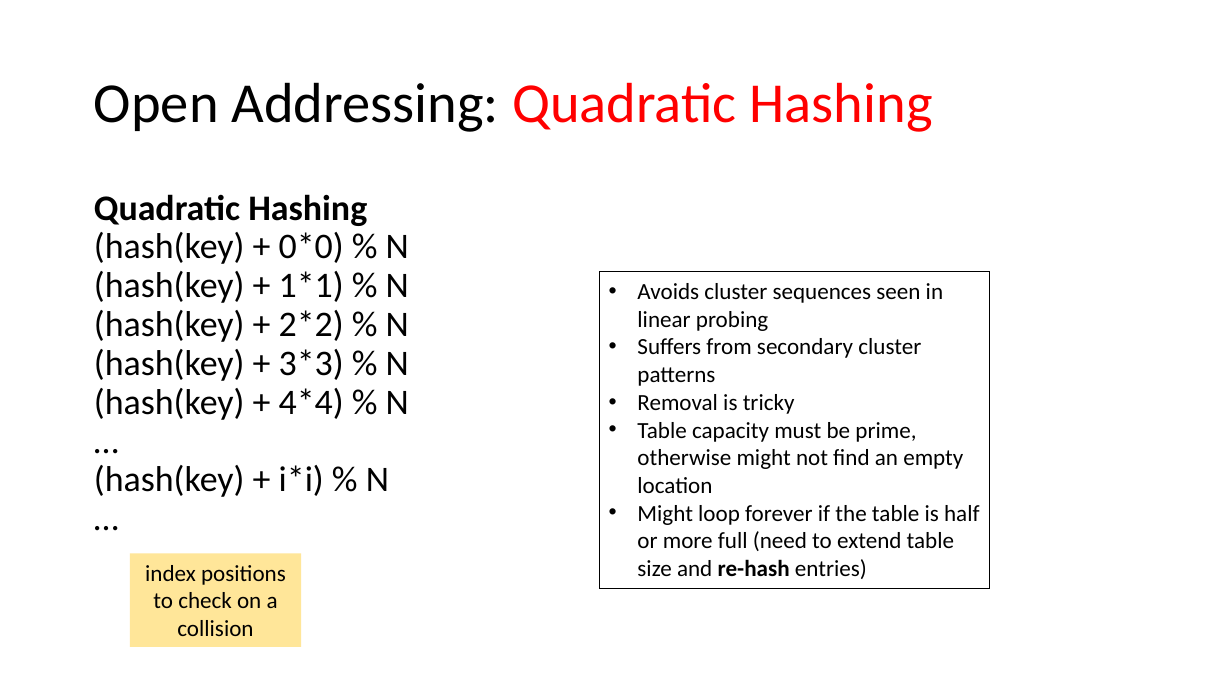
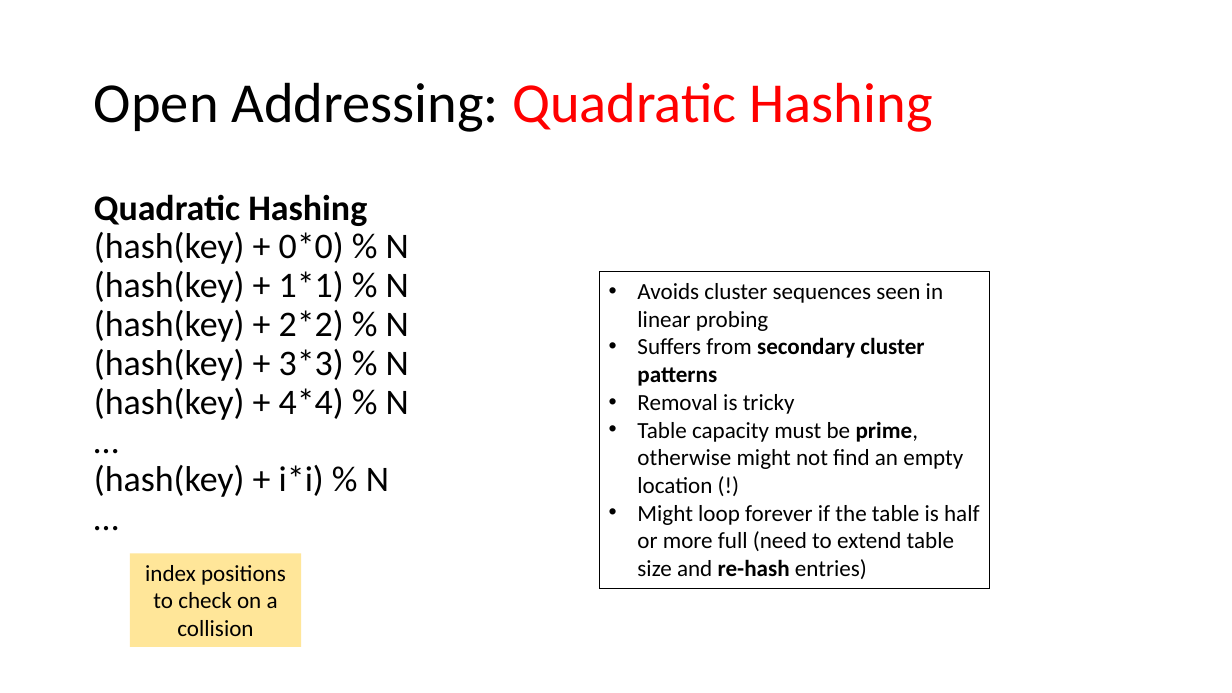
Before and after one commit to tjd1234/cmpt225fall2023, a slide deck: slide 29 of lecture_notes/week8/week8_maps_and_hashing.pptx. Drawn at 1232x693 pixels with LibreOffice and Linux fonts; fonts in the diff are those of the drawing. Boxes give left, top, right and bottom in pixels: in the first picture for what was removed or moved away, otherwise in the second. Text is boxed around its words. In the diff, an @@ line names an element or a change of style, - is before the commit and + after.

```diff
--- a/lecture_notes/week8/week8_maps_and_hashing.pptx
+++ b/lecture_notes/week8/week8_maps_and_hashing.pptx
@@ text in rectangle at bbox=[637, 337, 924, 386]: bold on in "secondary cluster patterns" @@
@@ text in rectangle at bbox=[637, 422, 963, 493]: text changed @@
-• Table capacity must be prime, otherwise might not find an empty location
+• Table capacity must be prime, otherwise might not find an empty location (!)
```
Also in this commit, not shown: 16 other slides changed, 1 other file.
